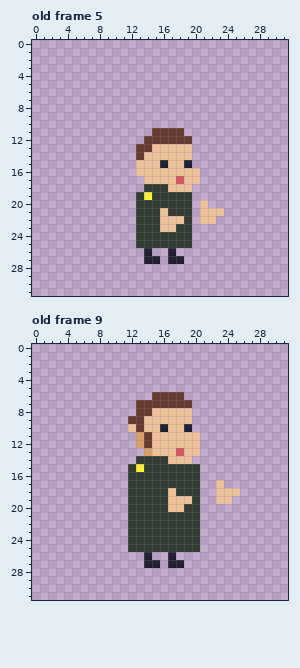
Pixel-art file: aseprite/hero.aseprite. Above: the version before the commit.
32x32 pixels, 16 frames. Shown: old frame 5, old frame 9. The commit also changed other frames, which this record leaves out.
The same view after the edit:
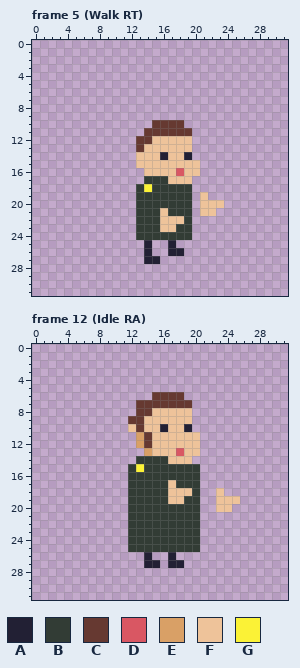
Palette (. is transparent): A #222034  B #323c35  C #663931  D #d95763  E #d9a066  F #eec39a  G #fbf236
A new or re-ordered frame is compared with the old frame closest to it.
Message: human hero attack
The edit:
frames 16 -> 120
layer "feet" added
layer "Background/hands" added
layer "Body" added
layer "Foreground/hands" added
layer "adult" removed
layer "kid" removed
Frame 5 (Walk RT) is new; against old frame 5:
The author put colour A in row 26 at x 18.
Colour B becomes colour A in row 25 at x 14 and 17.
Colour F becomes colour A in row 14 at x 16 and 19.
The author put colour B in row 18 at x 13.
Colour F becomes colour B in row 17 at x 14 to 16; in row 18 at x 17 to 19.
Colour G becomes colour B in row 19 at x 14.
The author put colour C in row 10 at x 15 to 18; in row 11 at x 14 and 19; in row 12 at x 13.
Colour F becomes colour D in row 16 at x 18.
The author put colour F in row 15 at x 20; in row 19 at x 21; in row 20 at x 22 to 23.
Colour A becomes colour F in row 15 at x 16 and 19.
Colour C becomes colour F in row 12 at x 15 to 19; in row 13 at x 14; in row 14 at x 13.
Colour D becomes colour F in row 17 at x 18.
Colour B becomes colour G in row 18 at x 14.
Colour A is gone in row 27 at x 17 to 18.
Colour B is gone in row 25 at x 13, 15 to 16 and 18 to 19.
Colour F is gone in row 16 at x 13; in row 17 at x 20; in row 21 at x 23; in row 22 at x 21 to 22.
Frame 12 (Idle RA) is new; against old frame 9:
Colour F becomes colour B in row 19 at x 19; in row 20 at x 17 to 18.
The author put colour F in row 19 at x 25; in row 20 at x 23 to 24.
Colour B becomes colour F in row 17 at x 17; in row 18 at x 18 to 19.
Colour F is gone in row 17 at x 23; in row 18 at x 24 to 25.
Where, in picture pixels (left, top, right, bottom), the same in both pictures:
changed: (136, 120, 224, 264)
changed: (168, 480, 240, 512)
